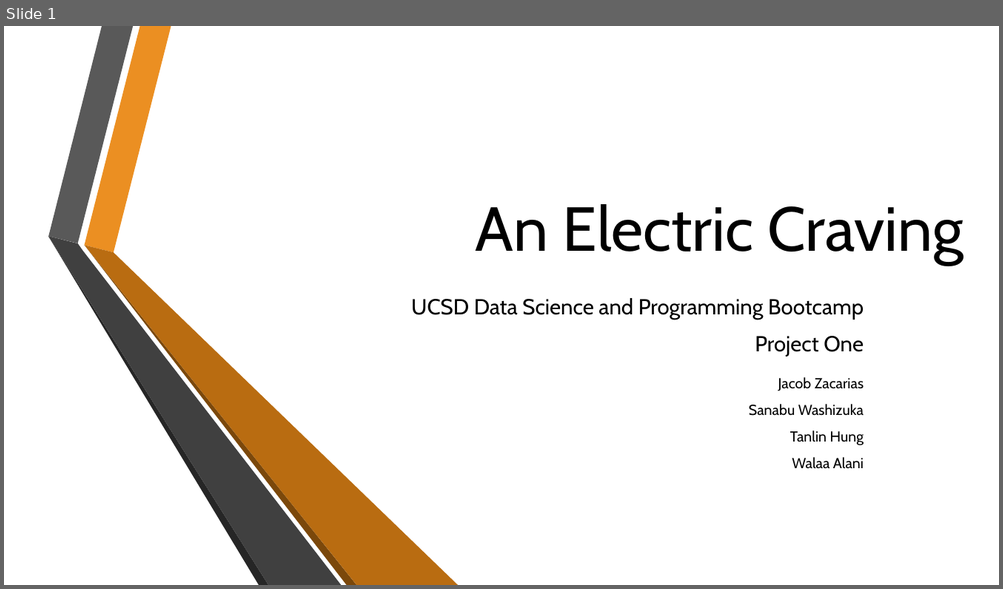
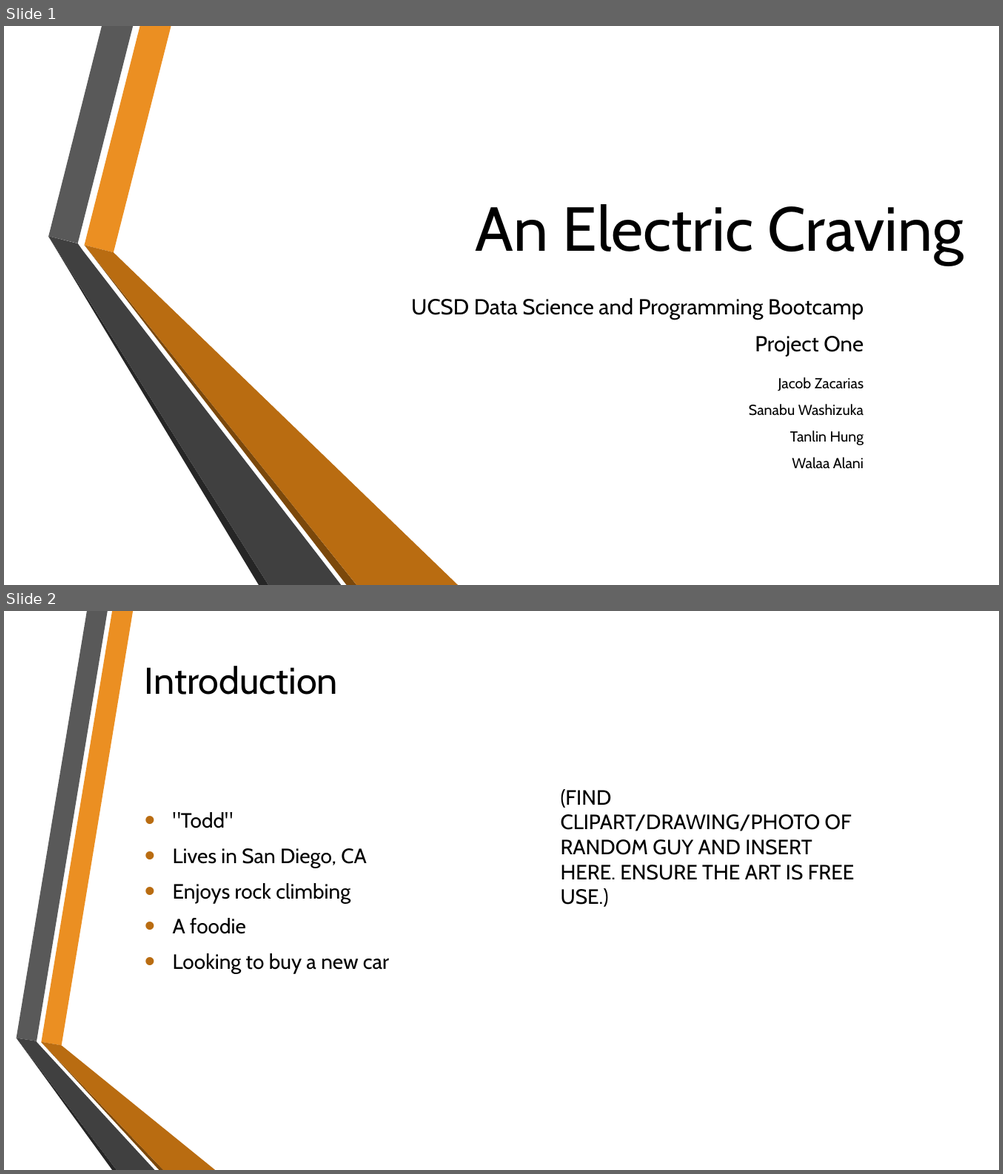
Before and after one commit to SanabuW/project-one, a slide deck: An Electric Craving.pptx. Shown one above the other, each under a label of ours: slide 1 before the commit, slides 1 and 2 after it. The pictures are 1003x589 and 1003x1174 pixels, drawn with LibreOffice and Linux fonts; fonts in the diff are those of the drawing; background and template pictures are left out. Boxes give left, top, right and bottom in pixels: in the first picture for what was removed or moved away, otherwise in the second. Text is boxed around its words. In the diff, an @@ line names an element or a change of style, - is before the commit and + after.

```diff
--- a/An Electric Craving.pptx
+++ b/An Electric Craving.pptx
@@ slide 2 added at (x1=4, y1=611, x2=999, y2=1170), background picture (left out) @@
@@ title added at (x1=145, y1=666, x2=338, y2=695), 36 pt, text #000000 @@
+Introduction
@@ text added at (x1=560, y1=789, x2=854, y2=907), 20 pt, text #000000 @@
+(FIND CLIPART/DRAWING/PHOTO OF RANDOM GUY AND INSERT HERE. ENSURE THE ART IS FREE USE.)
@@ text added at (x1=173, y1=812, x2=389, y2=974), 20 pt, text #000000 @@
+• "Todd"
+• Lives in San Diego, CA
+• Enjoys rock climbing
+• A foodie
+• Looking to buy a new car
@@ group added at (x1=16, y1=611, x2=215, y2=1170): 6 freeform shapes @@
```
Also in this commit, not shown: 2 slides changed, 11 other slides added, 2 slides removed, 19 other files.
